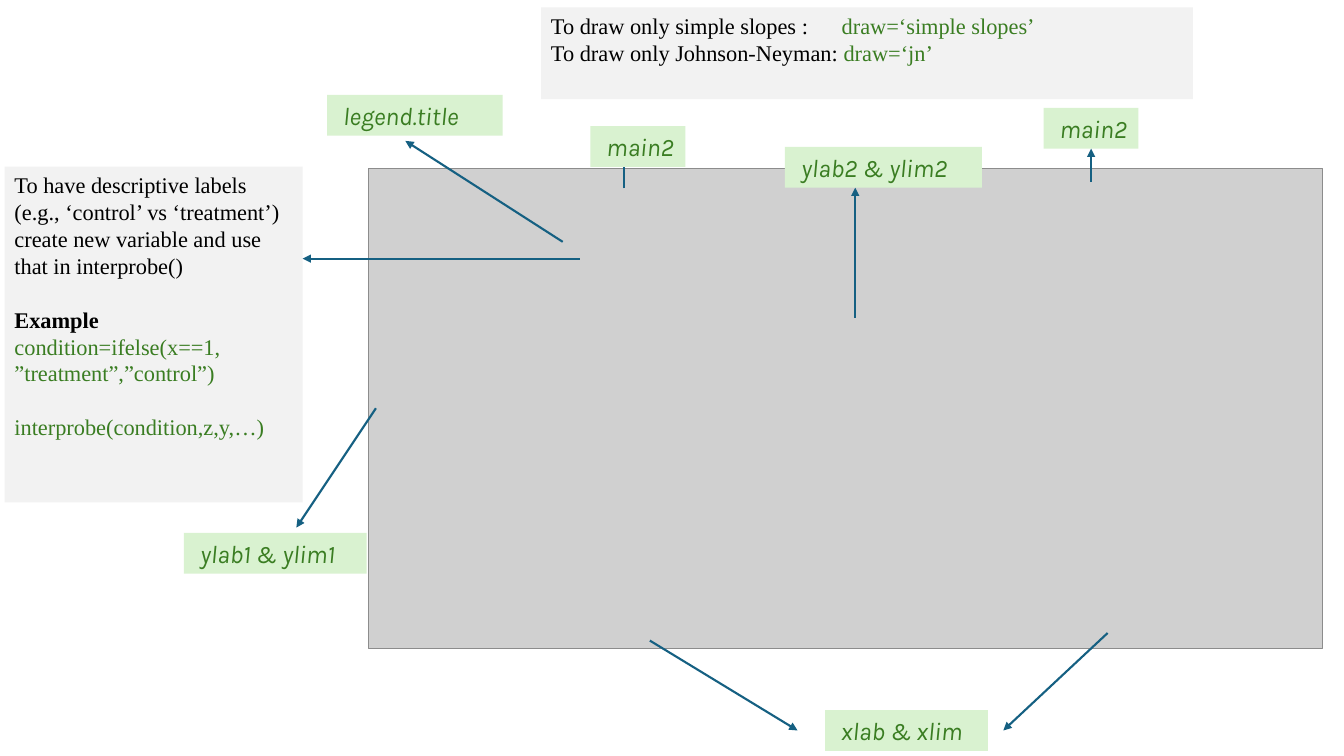
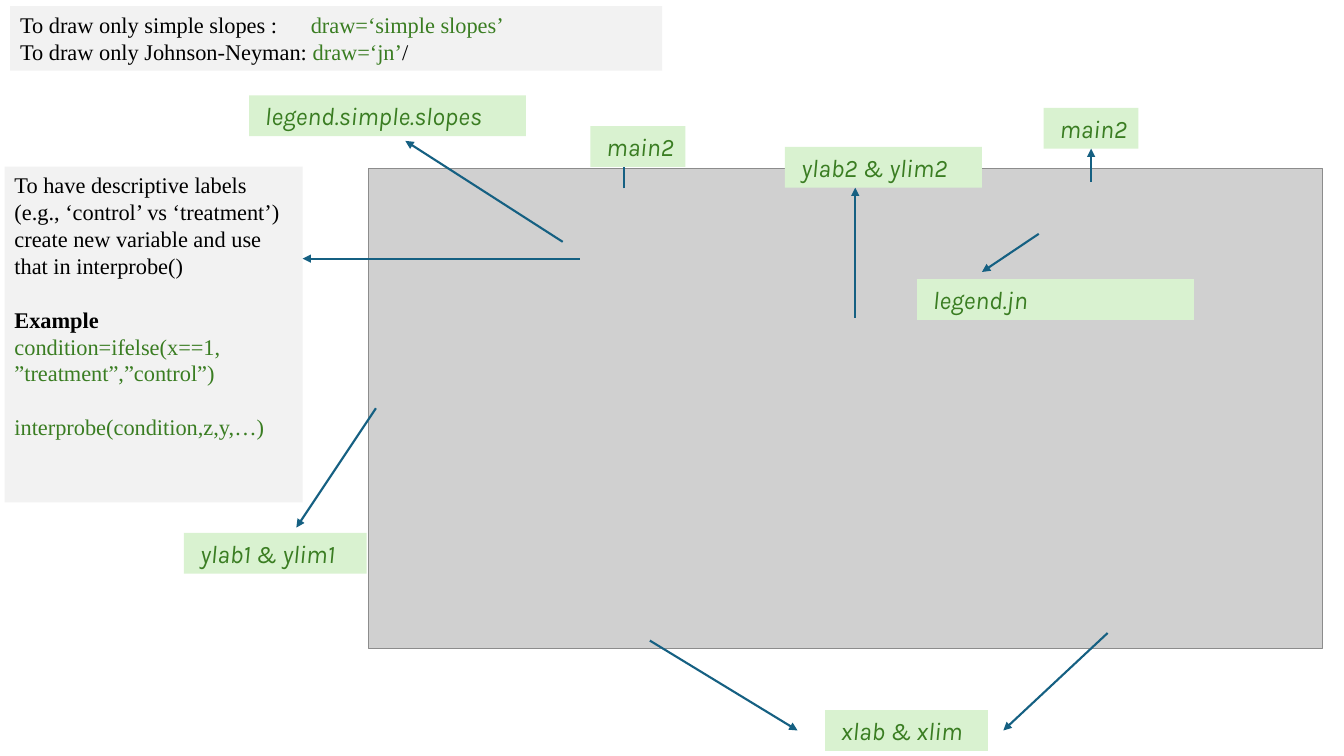
Before and after one commit to PascalHessler/interacting, a slide deck: slide 2 of Make cheatsheet.pptx. Drawn at 1344x756 pixels with LibreOffice and Linux fonts; fonts in the diff are those of the drawing; grey boxes stand for pictures. Boxes give left, top, right and bottom in pixels: in the first picture for what was removed or moved away, otherwise in the second. Text is boxed around its words. In the diff, an @@ line names an element or a change of style, - is before the commit and + after.

```diff
--- a/Make cheatsheet.pptx
+++ b/Make cheatsheet.pptx
@@ rectangle "To draw only simple slopes ...": place and size @@
-rectangle "To draw only simple slopes ..." at (541, 7, 1194, 99)
+rectangle "To draw only simple slopes ..." at (10, 6, 662, 71)
@@ text in rectangle at (20, 44, 409, 65): text changed @@
-To draw only Johnson-Neyman: draw=‘jn’
+To draw only Johnson-Neyman: draw=‘jn’/
@@ rectangle "legend.simple.slopes": place and size @@
-rectangle "legend.simple.slopes" at (328, 95, 503, 135)
+rectangle "legend.simple.slopes" at (249, 96, 526, 136)
@@ text in rectangle at (265, 107, 482, 131): text changed @@
-legend.title
+legend.simple.slopes
@@ arrow added from (1040, 234) to (982, 272), #156082 1.5 pt @@
@@ rectangle added at (918, 279, 1195, 320), fill #D9F2D0, 18 pt, text #3B7D23, italic @@
+legend.jn
```
Also in this commit, not shown: 1 slide added, 1 slide removed, 2 other files.
